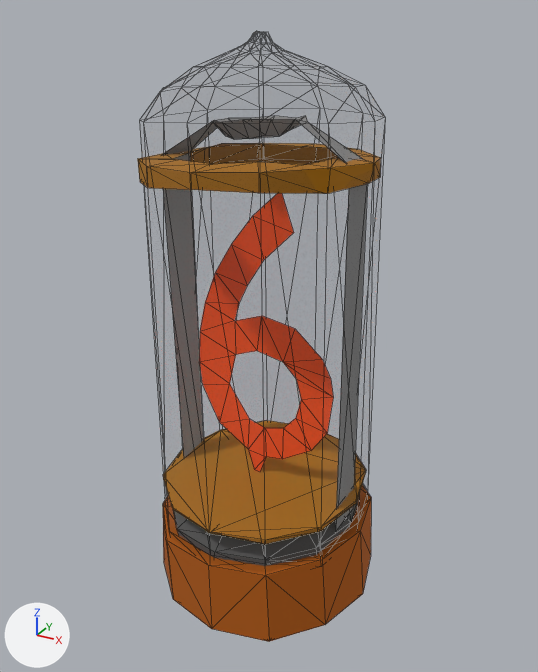
Before and after pictures for a commit that changed the glTF model SpotTheDifference/models/obj_num06_base.gltf.
Rendered twice from a 50 mm lens placed at (0.433, -0.795, 0.767), pointed at (-0.004, 0.0, 0.37). Arrows for +X, +Y and +Z are at lower left; the lights stay in place. Mesh edges are drawn as thin lines. Objects named as collision shapes, trigger or cutter boxes, shadow casters or lower levels of detail are left out. Vertices at the same position are counted once.

In view in the first picture: 'obj_num06_base'.
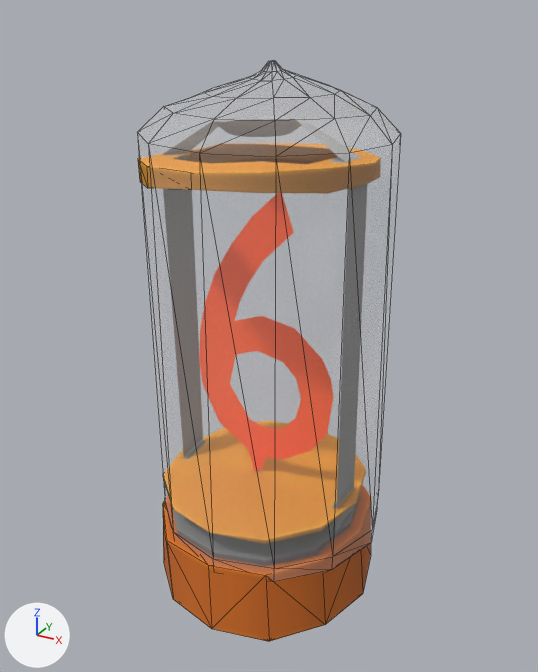
Location of each change, [x1, y1, x2, y2] in pixels of the pictures (538 x 672 px; the box of a moved part takes in the faces that stretch with it):
'obj_num06_glass', added
    after: [137, 60, 401, 582]
'obj_num06_base', reshaped (8% shorter)
    before: [138, 116, 381, 642]
    after: [138, 158, 371, 642]
part 1 of me_cylinder_188, moved or reshaped (not visible afterwards)
    before: [163, 420, 366, 544]
part 2 of me_cylinder_188, moved or reshaped (not visible afterwards)
    before: [212, 116, 308, 140]
part 3 of me_cylinder_188, recoloured
    before: [138, 119, 381, 642]
    after: [138, 158, 371, 642]

What the commit changed:
Picture 'obj_num06_base' (img_obj_num06_base) is new.
Material 'obj_num06_base' (mat_obj_num06_base) is new.
Uses the picture img_obj_num06_base.
Material 'obj_num00_glass' (mat_obj_num00_glass) is new.
Its base color is (1.0, 1.0, 1.0) (white #ffffff).
Its roughness is 1.0.
Its alpha is 0.1.
me_cylinder_188 is used by ob_obj_num06_base; location (0.0, 0.0, 0.0).
Verts and faces of me_cylinder_188; kept vertices keep their numbers, new ones are numbered from 344.
Before the commit, vertices of me_cylinder_188: 144 (0.008, -0.03, 0.635) at pixel (265, 135), 145 (-0.009, -0.039, 0.631) at pixel (249, 138), 146 (-0.029, -0.04, 0.628) at pixel (234, 139), 147 (-0.046, -0.03, 0.63) at pixel (225, 136), 148 (-0.049, -0.009, 0.636).
Before the commit, vertices of me_cylinder_188: 149 (-0.051, 0.01, 0.631), 150 (-0.039, 0.027, 0.631), 151 (-0.024, 0.039, 0.63), 152 (-0.006, 0.038, 0.634), 153 (0.009, 0.027, 0.633) at pixel (289, 130).
Before the commit, vertices of me_cylinder_188: 154 (0.017, 0.009, 0.637) at pixel (288, 129), 155 (0.016, -0.011, 0.632) at pixel (279, 136).
me_cylinder_188 had 344 vertices, 580 faces and spanned x -0.164..0.149, y -0.161..0.164, z -0.003..0.745.
me_cylinder_188 no longer uses material mat_obj_global_glass.
me_cylinder_188 now has 235 vertices, 366 faces and spans x -0.164..0.149, y -0.161..0.164, z -0.003..0.655.
Part 1, on me_cylinder_188:
2 vertices are removed from x -0.133..-0.009, y -0.149..0.075, z 0.15..0.151.
14 faces are deleted.
1 vertex is added at (-0.133, 0.075, 0.152).
12 new faces join them.
Part 2, on me_cylinder_188:
Vertex 144 moves to (0.008, -0.029, 0.633).
Vertex 145 moves to (-0.01, -0.038, 0.633).
Vertex 146 moves to (-0.03, -0.037, 0.633).
Vertex 147 moves to (-0.046, -0.026, 0.633).
Vertex 148 moves to (-0.055, -0.008, 0.633).
Vertex 149 moves to (-0.053, 0.012, 0.633).
Vertex 150 moves to (-0.042, 0.028, 0.633).
Vertex 151 moves to (-0.025, 0.037, 0.633).
Vertex 152 moves to (-0.005, 0.035, 0.633).
Vertex 153 moves to (0.011, 0.024, 0.633).
Vertex 154 moves to (0.02, 0.007, 0.633).
Vertex 155 moves to (0.019, -0.013, 0.633).
me_cylinder_188 part 3: 354 faces spanning x -0.164..0.149, y -0.161..0.164, z -0.003..0.655 switch from mat_obj_global_steampunk01 to mat_obj_num06_base.
Mesh me_mesh_051 is new.
It has 108 vertices, 212 faces and spans x -0.156..0.157, y -0.156..0.154, z 0.074..0.713.
It uses material mat_obj_num00_glass (white #ffffff).
Object 'obj_num06_glass' (ob_obj_num06_glass) is new; it shows me_mesh_051.
Its location is (0.0, 0.0, 0.0).
